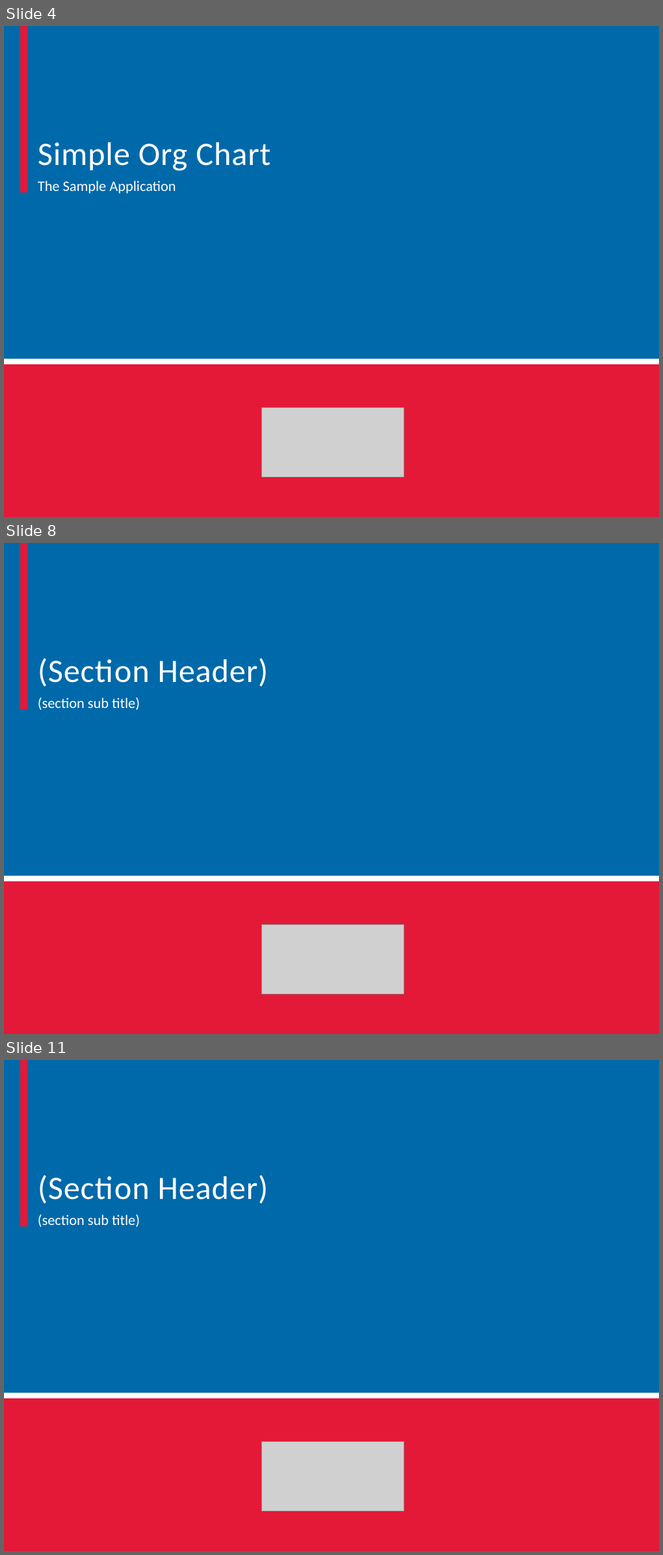
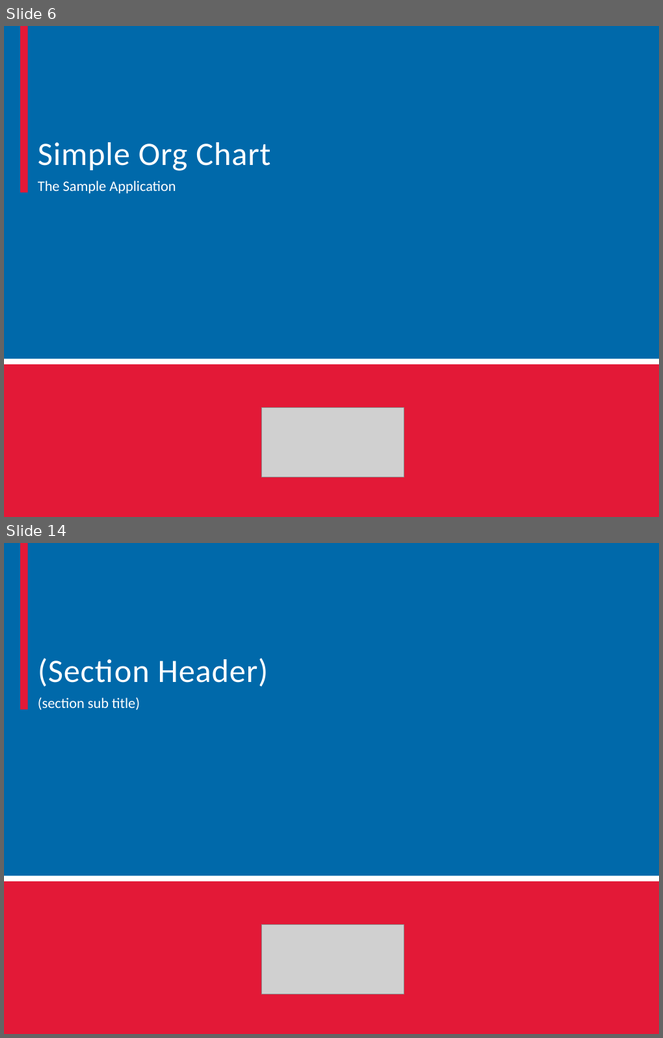
Before and after one commit to mxriverlynn/presentations-and-training, a slide deck: Decoupling Workflow With App Controler/Decoupling Workflow From Forms.pptx. Shown one above the other, each under a label of ours: slides 4, 8 and 11 before the commit, slides 6 and 14 after it; the slides between them are not shown. The pictures are 663x1555 and 663x1038 pixels, drawn with LibreOffice and Linux fonts; fonts in the diff are those of the drawing; grey boxes stand for pictures; background and template pictures are left out. Boxes give left, top, right and bottom in pixels: in the first picture for what was removed or moved away, otherwise in the second. Text is boxed around its words. In the diff, an @@ line names an element or a change of style, - is before the commit and + after.

```diff
--- a/Decoupling Workflow With App Controler/Decoupling Workflow From Forms.pptx
+++ b/Decoupling Workflow With App Controler/Decoupling Workflow From Forms.pptx
@@ slide 8 removed at (4, 543, 659, 1034), background #FFFFFF; not listed: 2 template elements that a slide beside it also shows @@
@@ rectangle removed at (4, 543, 659, 876) @@
@@ rectangle removed at (20, 543, 27, 709) @@
@@ text removed at (38, 658, 269, 687) @@
-(Section Header)
@@ text removed at (38, 698, 140, 710) @@
-(section sub title)
@@ rectangle removed at (4, 882, 659, 1034) @@
@@ picture removed at (262, 925, 404, 995) @@
@@ what was slide 4 is now slide 6 @@
@@ what was slide 11 is now slide 14 @@
```
Also in this commit, not shown: 1 slide changed, 8 slides added, 4 other slides removed, 5 other files.
